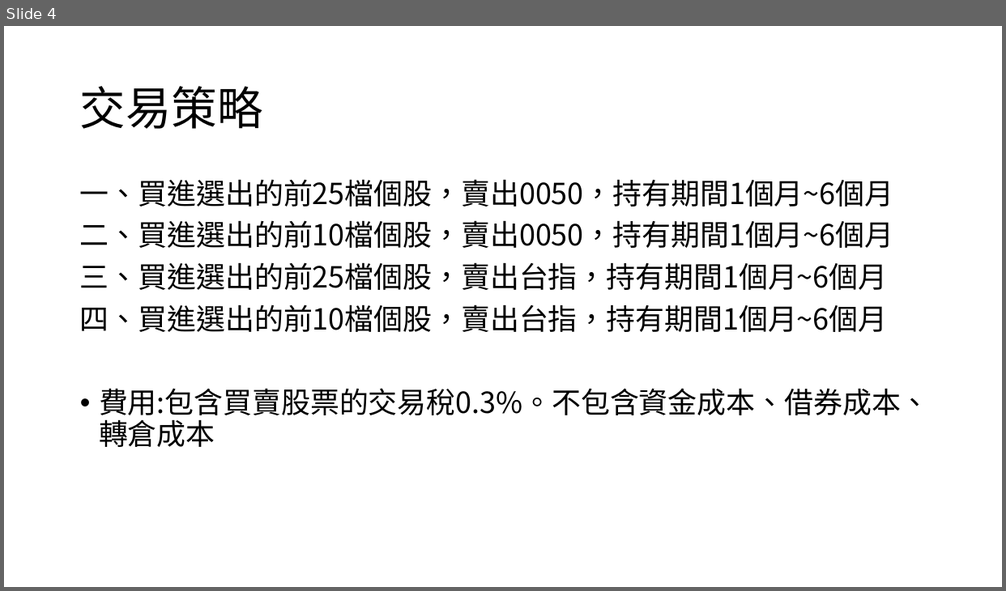
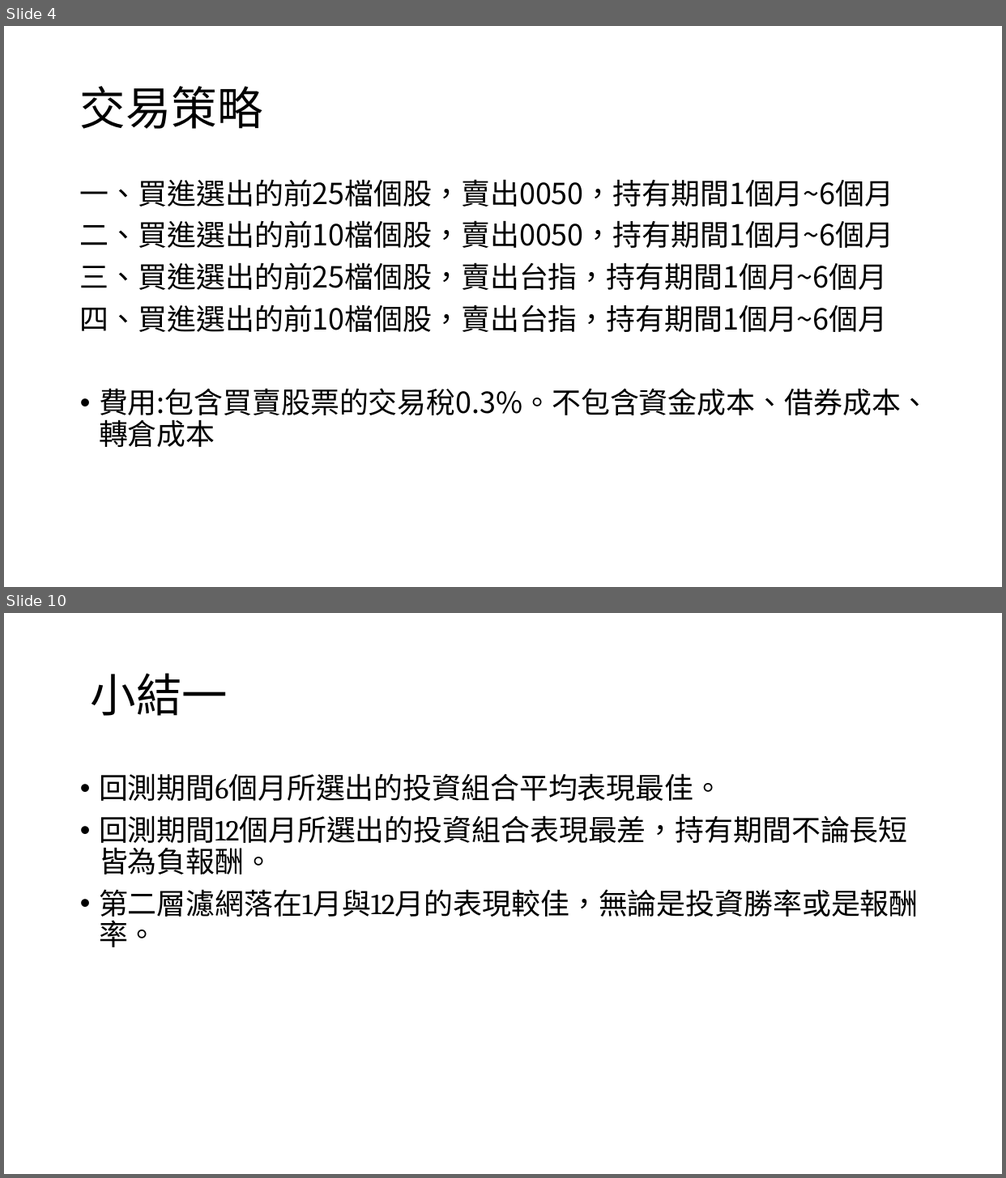
Before and after one commit to Garlylin/data, a slide deck: 強勢股vs.pptx. Shown one above the other, each under a label of ours: slide 4 before the commit, slides 4 and 10 after it; the slides between them are not shown. The pictures are 1006x591 and 1006x1178 pixels, drawn with LibreOffice and Linux fonts; fonts in the diff are those of the drawing. Boxes give left, top, right and bottom in pixels: in the first picture for what was removed or moved away, otherwise in the second. Text is boxed around its words. In the diff, an @@ line names an element or a change of style, - is before the commit and + after.

```diff
--- a/強勢股vs.pptx
+++ b/強勢股vs.pptx
@@ slide 10 added at box(4, 613, 1002, 1174), background #FFFFFF @@
@@ title added at box(91, 673, 228, 716), 44 pt, text #000000 @@
+小結一
@@ text added at box(99, 773, 918, 948), 28 pt, text #000000 @@
+• 回測期間6個月所選出的投資組合平均表現最佳。
+• 回測期間12個月所選出的投資組合表現最差，持有期間不論長短皆為負報酬。
+• 第二層濾網落在1月與12月的表現較佳，無論是投資勝率或是報酬率。
```
Also in this commit, not shown: 4 slides changed, 6 other slides added, 1 slide removed, 5 other files.
